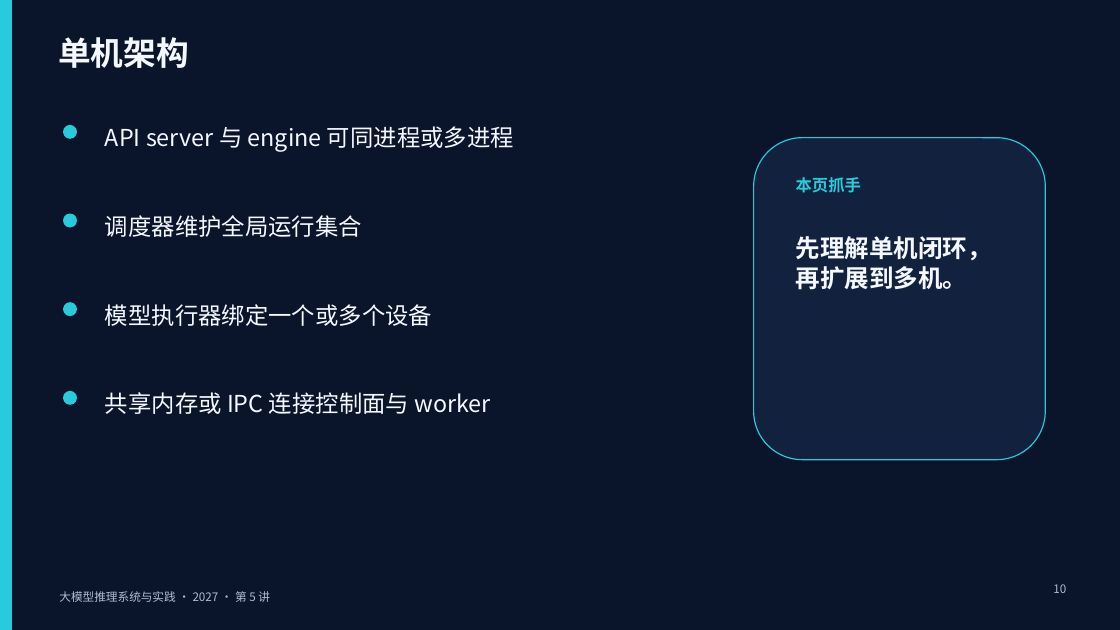
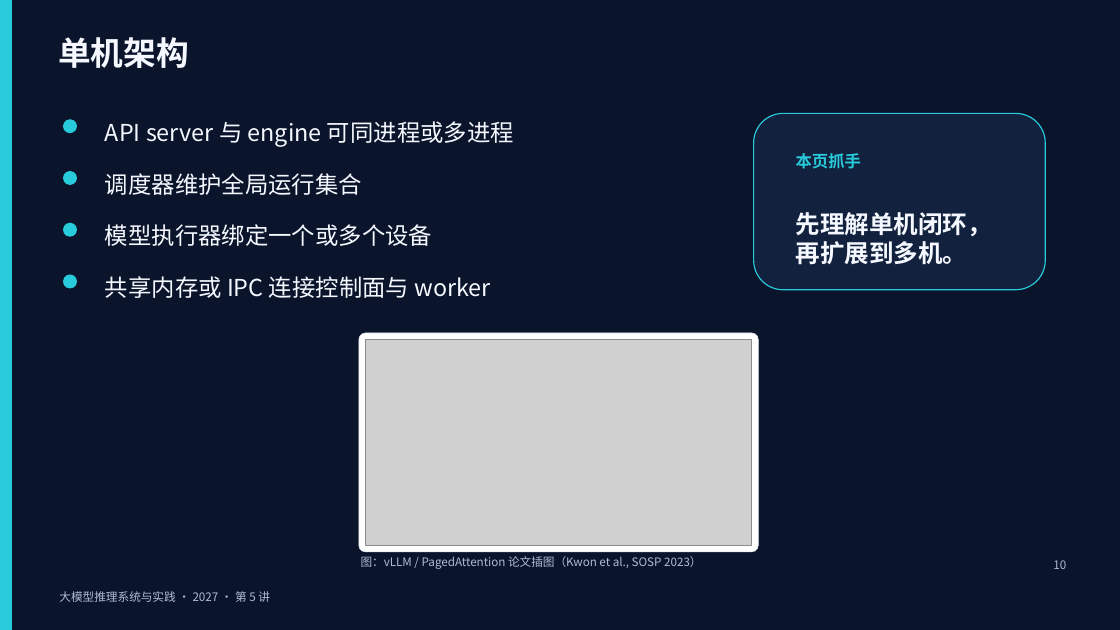
Before and after one commit to vLLM-HUST/intro-to-llm-inference-engines, a slide deck: slide 10 of build/slides/2027/lectures-8-pptx/第05讲_推理系统架构与代码阅读.pptx. Drawn at 1120x630 pixels with LibreOffice and Linux fonts; fonts in the diff are those of the drawing; grey boxes stand for pictures. Boxes give left, top, right and bottom in pixels: in the first picture for what was removed or moved away, otherwise in the second. Text is boxed around its words. In the diff, an @@ line names an element or a change of style, - is before the commit and + after.

```diff
--- a/build/slides/2027/lectures-8-pptx/第05讲_推理系统架构与代码阅读.pptx
+++ b/build/slides/2027/lectures-8-pptx/第05讲_推理系统架构与代码阅读.pptx
@@ ellipse: place and size @@
-ellipse at (63,125,77,139)
+ellipse at (63,119,77,134)
@@ text "API server 与 engine 可同进程或多进程": place and size @@
-text "API server 与 engine 可同进程或多进程" at (105,126,514,152)
+text "API server 与 engine 可同进程或多进程" at (105,121,514,147)
@@ rounded rectangle: place and size @@
-rounded rectangle at (754,138,1045,460)
+rounded rectangle at (754,113,1045,290)
@@ ellipse: place and size @@
-ellipse at (63,213,77,228)
+ellipse at (63,171,77,186)
@@ text "调度器维护全局运行集合": place and size @@
-text "调度器维护全局运行集合" at (105,215,362,237)
+text "调度器维护全局运行集合" at (105,173,362,195)
@@ ellipse: place and size @@
-ellipse at (63,302,77,317)
+ellipse at (63,223,77,237)
@@ text "模型执行器绑定一个或多个设备": place and size @@
-text "模型执行器绑定一个或多个设备" at (105,304,432,326)
+text "模型执行器绑定一个或多个设备" at (105,224,432,246)
@@ text "共享内存或 IPC 连接控制面与 worker": place and size @@
-text "共享内存或 IPC 连接控制面与 worker" at (105,392,490,414)
+text "共享内存或 IPC 连接控制面与 worker" at (105,276,490,298)
@@ ellipse: place and size @@
-ellipse at (63,391,77,405)
+ellipse at (63,275,77,289)
@@ rounded rectangle added at (359,333,758,552), fill #FFFFFF, outline #DDE3EE 0.5 pt @@
@@ picture added at (365,339,751,545) @@
@@ text added at (361,556,701,569), 10 pt, text #AEBCD3 @@
+图：vLLM / PagedAttention 论文插图（Kwon et al., SOSP 2023）
@@ 3 texts, 1 rectangle: place and size @@
-3 texts, 1 rectangle at (796,177,1075,609)
+3 texts, 1 rectangle at (796,153,1075,585)
```
Also in this commit, not shown: 10 other slides changed, 5 other files.
